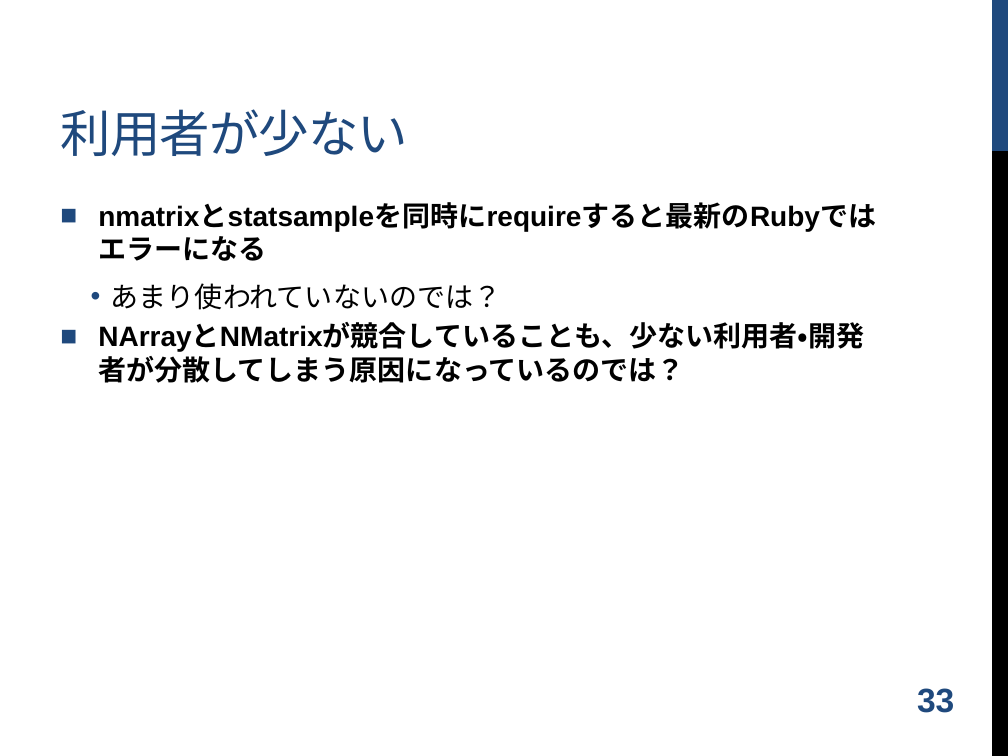
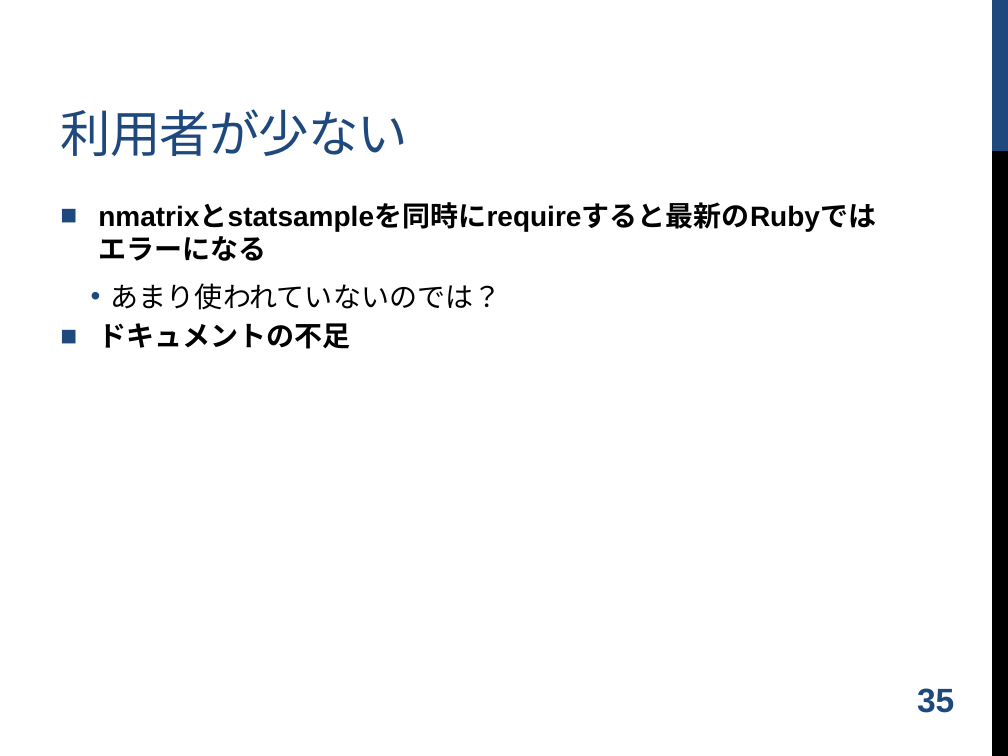
Before and after one commit to shugo/DCW2016, a slide deck: slide 36 of ruby_data_analysis.pptx (slide 34 before the commit). Drawn at 1008x756 pixels with LibreOffice and Linux fonts; fonts in the diff are those of the drawing; background and template pictures are left out. Boxes give left, top, right and bottom in pixels: in the first picture for what was removed or moved away, otherwise in the second. Text is boxed around its words. In the diff, an @@ line names an element or a change of style, - is before the commit and + after.

```diff
--- a/ruby_data_analysis.pptx
+++ b/ruby_data_analysis.pptx
@@ text at [98,323,350,349]: text changed @@
-■ NArrayとNMatrixが競合していることも、少ない利用者・開発者が分散してしまう原因になっているのでは？
+■ ドキュメントの不足
@@ page number at [917,688,954,713]: text changed @@
-33
+35
```
Also in this commit, not shown: 1 other slide changed, 2 slides added, 4 other files.
